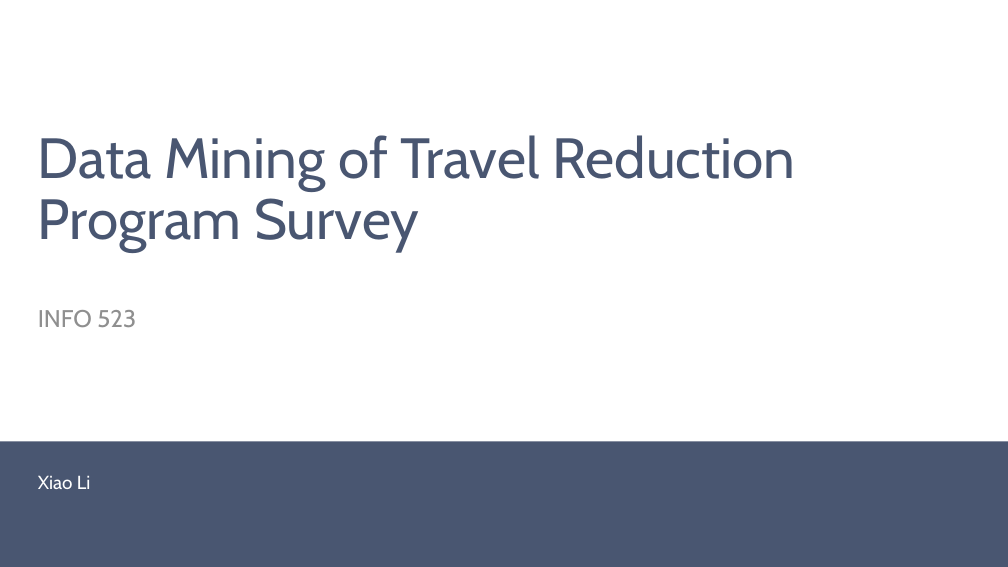
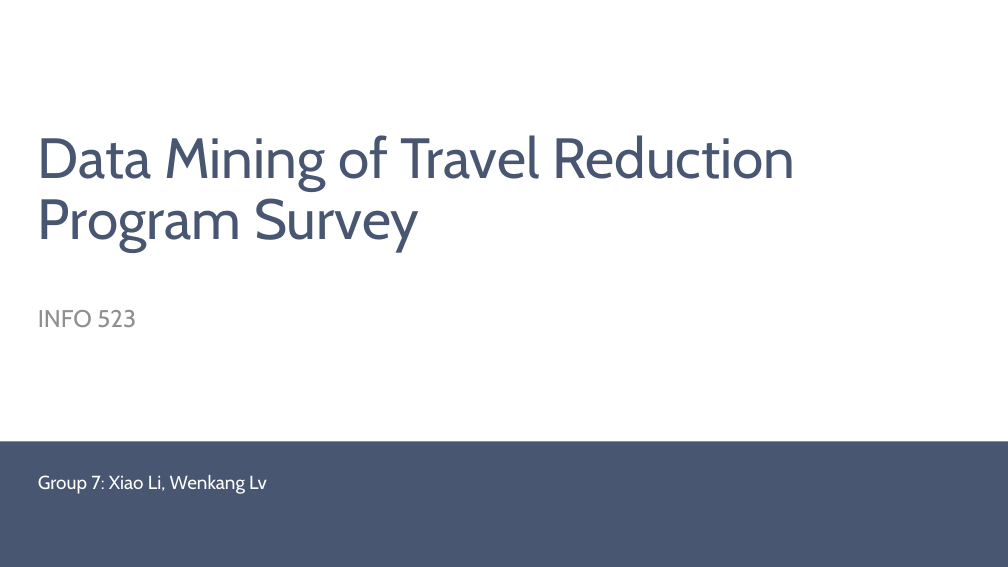
Before and after one commit to xiaolimodel/INFO523FinalProject, a slide deck: slide 1 of Xiao Li INFO 523 Final Project.pptx. Drawn at 1008x567 pixels with LibreOffice and Linux fonts; fonts in the diff are those of the drawing; background and template pictures are left out. Boxes give left, top, right and bottom in pixels: in the first picture for what was removed or moved away, otherwise in the second. Text is boxed around its words. In the diff, an @@ line names an element or a change of style, - is before the commit and + after.

Commit message:
Update Group Name

```diff
--- a/Xiao Li INFO 523 Final Project.pptx
+++ b/Xiao Li INFO 523 Final Project.pptx
@@ text at bbox=[38, 475, 267, 494]: text changed @@
-Xiao Li
+Group 7: Xiao Li, Wenkang Lv
```
